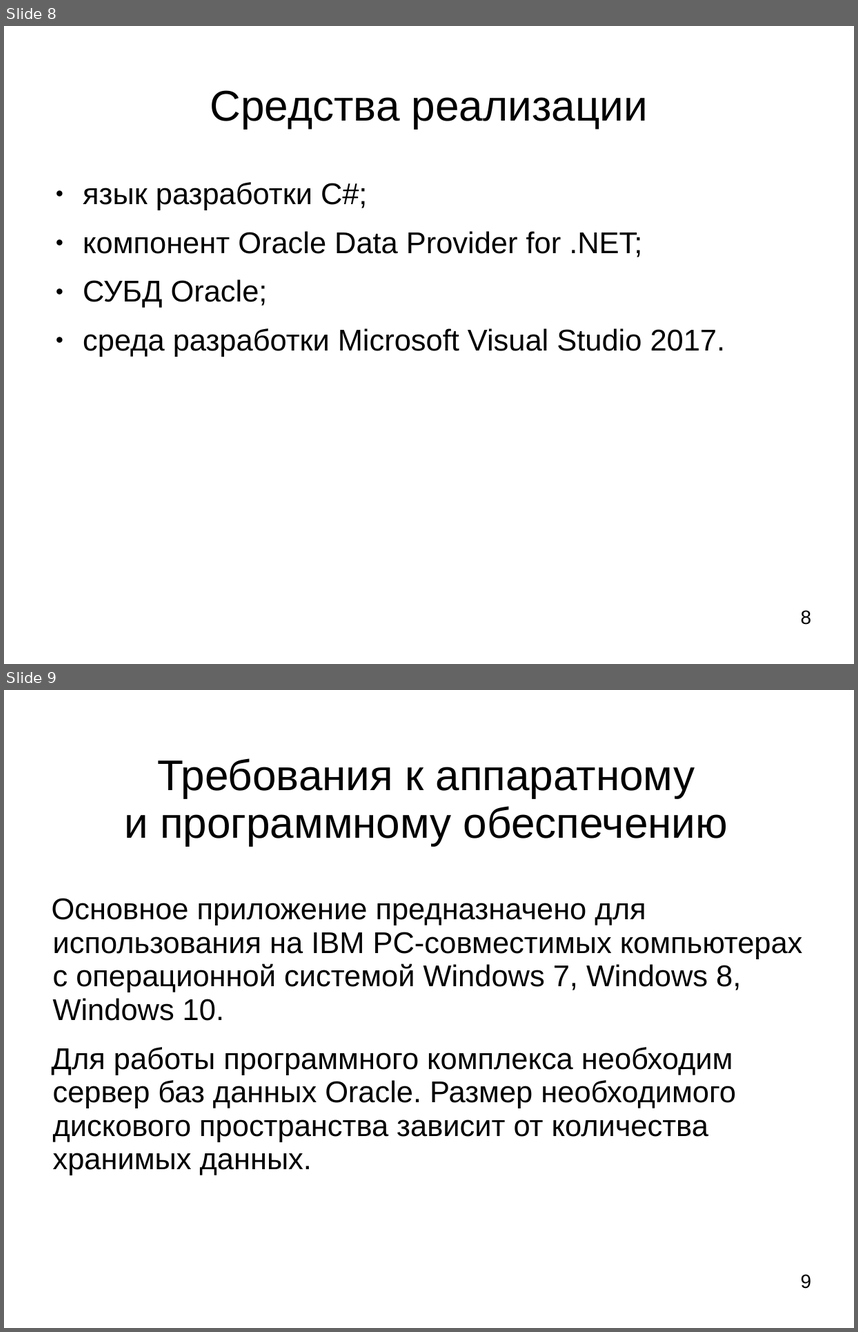
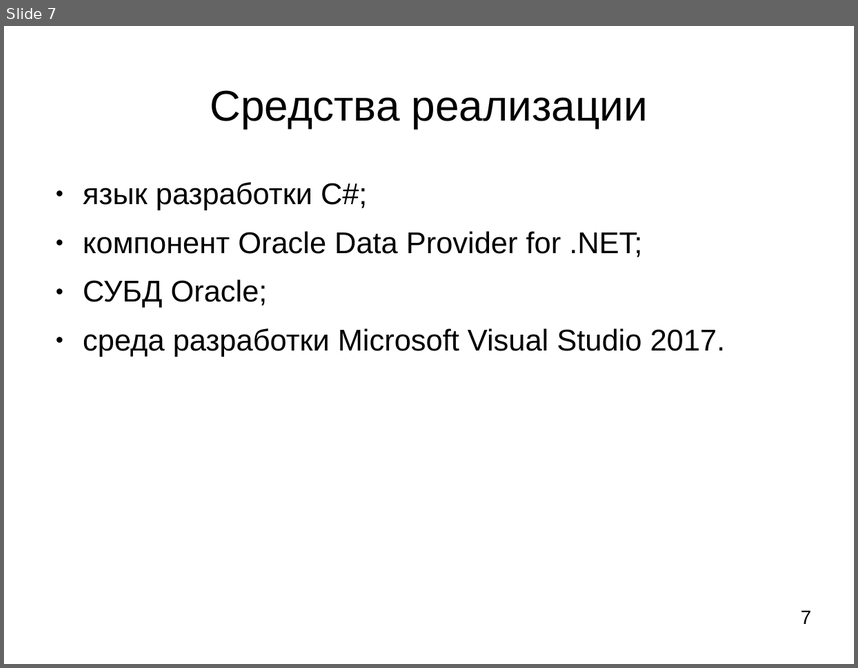
Before and after one commit to ledenevdmitry/CoreApp, a slide deck: LedenevDiplom.ppt. Shown one above the other, each under a label of ours: slides 8 and 9 before the commit, slide 7 after it. The pictures are 858x1332 and 858x668 pixels, drawn with LibreOffice and Linux fonts; fonts in the diff are those of the drawing. Boxes give left, top, right and bottom in pixels: in the first picture for what was removed or moved away, otherwise in the second. Text is boxed around its words. In the diff, an @@ line names an element or a change of style, - is before the commit and + after.

```diff
--- a/LedenevDiplom.ppt
+++ b/LedenevDiplom.ppt
@@ slide 9 removed at <box>4,690,854,1328</box>, background #FFFFFF @@
@@ title removed at <box>124,758,728,846</box> @@
-Требования к аппаратному и программному обеспечению
@@ text removed at <box>52,898,803,1175</box> @@
-Основное приложение предназначено для использования на IBM PC-совместимых компьютерах с операционной системой Windows 7, Windows 8, Windows 10.
-Для работы программного комплекса необходим сервер баз данных Oracle. Размер необходимого дискового пространства зависит от количества хранимых данных.
@@ page number removed at <box>801,1274,812,1288</box> @@
-9
@@ what was slide 8 is now slide 7 @@
@@ page number at <box>801,610,812,624</box>: text changed @@
-8
+7
```
Also in this commit, not shown: 10 slides changed, 3 other slides removed, 2 other files.
